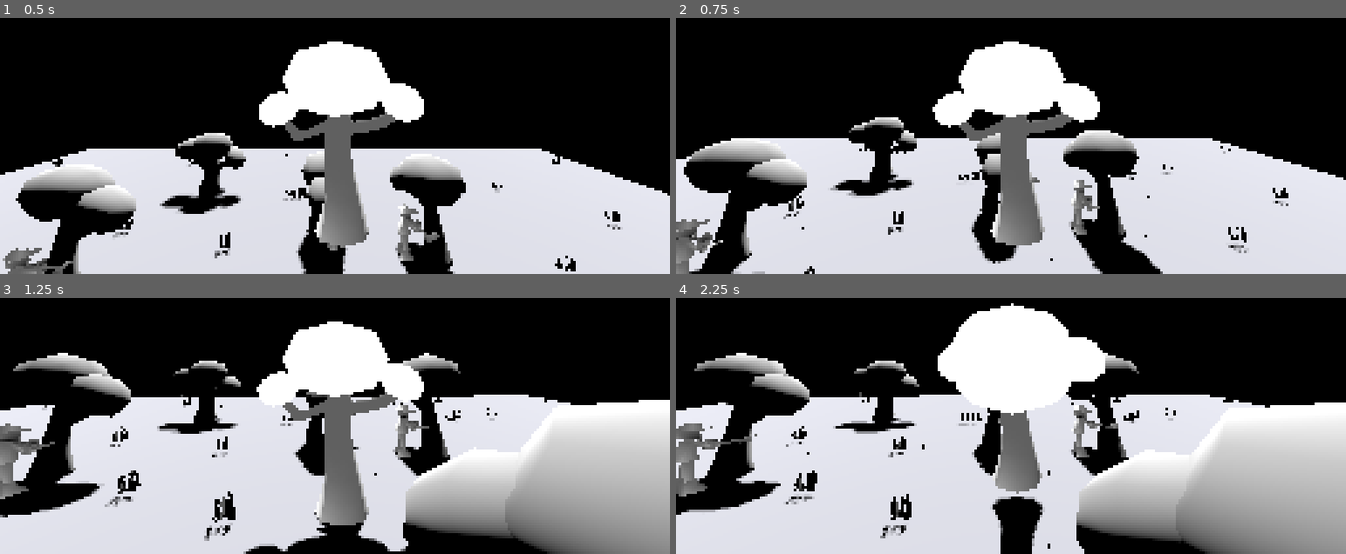
Above: before the commit, frames 1-4 (two rows, left to right).
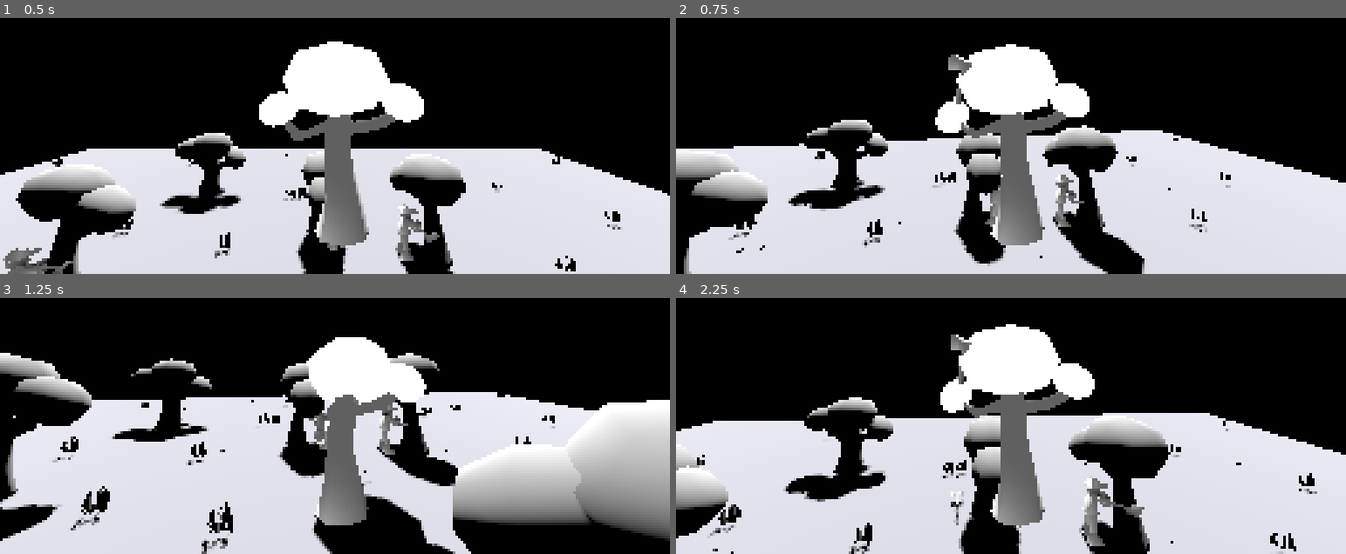
Above: after the commit, the same moments.

Repository: G4vp/Vendetree
Game: Godot game, scene res://Scenes/TestLevel.tscn
The game is run twice, just before and just after one commit, with the same random seed, the same clock (stepped at 60 frames per second) and the same inputs.
Inputs (mouse positions are in pixels of both pictures, inside the frame that each line leads up to):
- Up to frame 1 (0.5 s): no input
- Up to frame 2 (0.75 s): move the mouse to (1044, 76) at 0.52 s; tap Q (key_attack) at 0.6 s
- Up to frame 3 (1.25 s): tap Space (key_jump) at 0.77 s
- Up to frame 4 (2.25 s): move the mouse to (977, 359) at 1.27 s; click (977, 359) at 1.35 s; tap Space (key_jump) at 1.52 s; move the mouse to (1031, 351) at 2.02 s; tap Q (key_attack) at 2.1 s

Frame 1 is identical in both runs. In frame 2, 18% of the frame differs, in the area x 0-100%, y 9-100%; in frame 3, 28%; in frame 4, 40%, in the area x 0-100%, y 2-100%.

Commit message:
Only for backup :)

Diff:
--- a/Assets/Mesh/tree1.tres
+++ b/Assets/Mesh/tree1.tres
@@ -1,6 +1,9 @@
 [gd_resource type="ArrayMesh" load_steps=3 format=3 uid="uid://dtof0c3eqmryj"]
 
 [sub_resource type="StandardMaterial3D" id="StandardMaterial3D_wfdcn"]
+cull_mode = 2
+vertex_color_use_as_albedo = true
+emission_enabled = true
 grow_amount = 7.304
 
 [sub_resource type="ArrayMesh" id="ArrayMesh_ajf5l"]
--- a/Scripts/CameraControl.gd
+++ b/Scripts/CameraControl.gd
@@ -4,8 +4,8 @@
 var camrot_h = 0
 var camrot_v = 0
 
-var sens_h = 0.08
-var sens_v = 0.08
+var sens_h = 0.7
+var sens_v = 0.7
 func _ready():
 	pass
 
--- a/Scripts/player_tree.gd
+++ b/Scripts/player_tree.gd
@@ -6,8 +6,8 @@
 const SPEED = 200
 const JUMP_VELOCITY = 8
 
-var sens_x = 0.08
-var sens_y = 0.08
+var sens_x = .7
+var sens_y = .7
 
 # Get the gravity from the project settings to be synced with RigidBody nodes.
 var gravity = ProjectSettings.get_setting("physics/3d/default_gravity")
